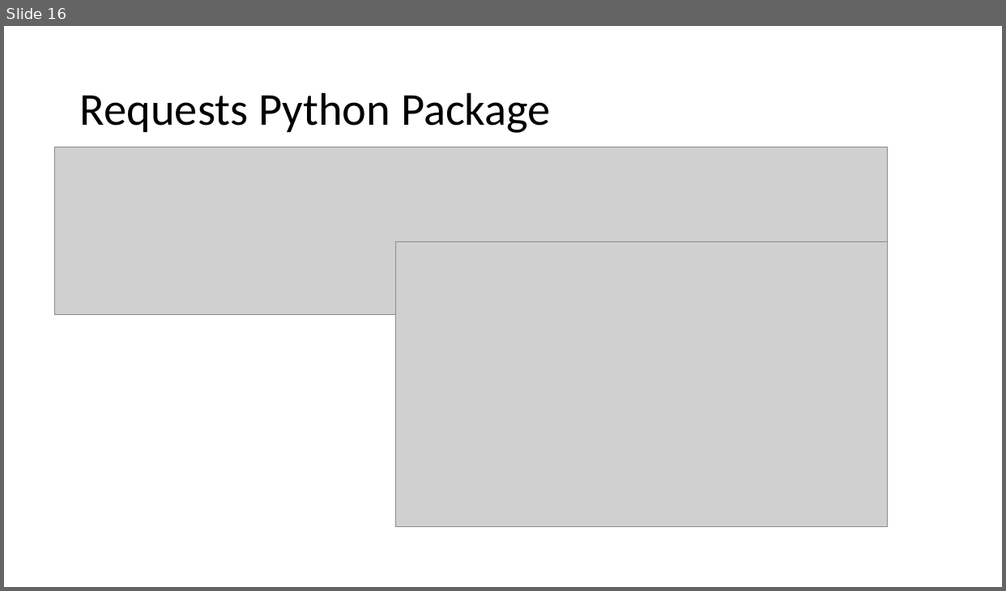
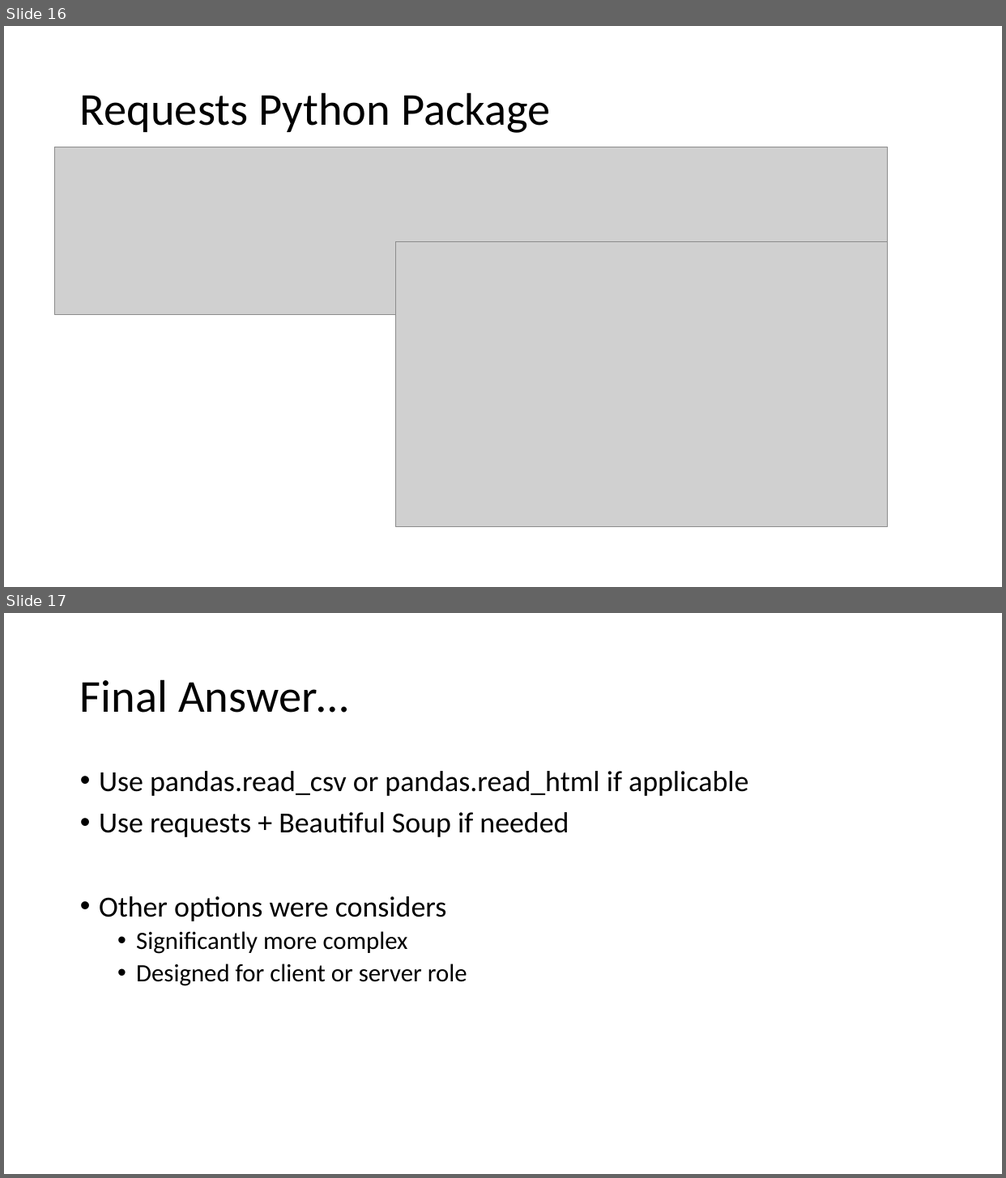
Before and after one commit to toddschultz/DegreesOfClimateChange, a slide deck: doc/design/TechnologyReview.pptx. Shown one above the other, each under a label of ours: slide 16 before the commit, slides 16 and 17 after it. The pictures are 1006x591 and 1006x1178 pixels, drawn with LibreOffice and Linux fonts; fonts in the diff are those of the drawing; grey boxes stand for pictures. Boxes give left, top, right and bottom in pixels: in the first picture for what was removed or moved away, otherwise in the second. Text is boxed around its words. In the diff, an @@ line names an element or a change of style, - is before the commit and + after.

```diff
--- a/doc/design/TechnologyReview.pptx
+++ b/doc/design/TechnologyReview.pptx
@@ slide 17 added at <box>4,613,1002,1174</box>, background #FFFFFF @@
@@ title added at <box>80,679,349,713</box>, 44 pt, text #000000 @@
+Final Answer…
@@ text added at <box>99,771,748,986</box>, 28 pt, text #000000 @@
+• Use pandas.read_csv or pandas.read_html if applicable
+• Use requests + Beautiful Soup if needed
+• Other options were considers
+  • Significantly more complex
+  • Designed for client or server role
```
Also in this commit, not shown: 2 slides changed.
